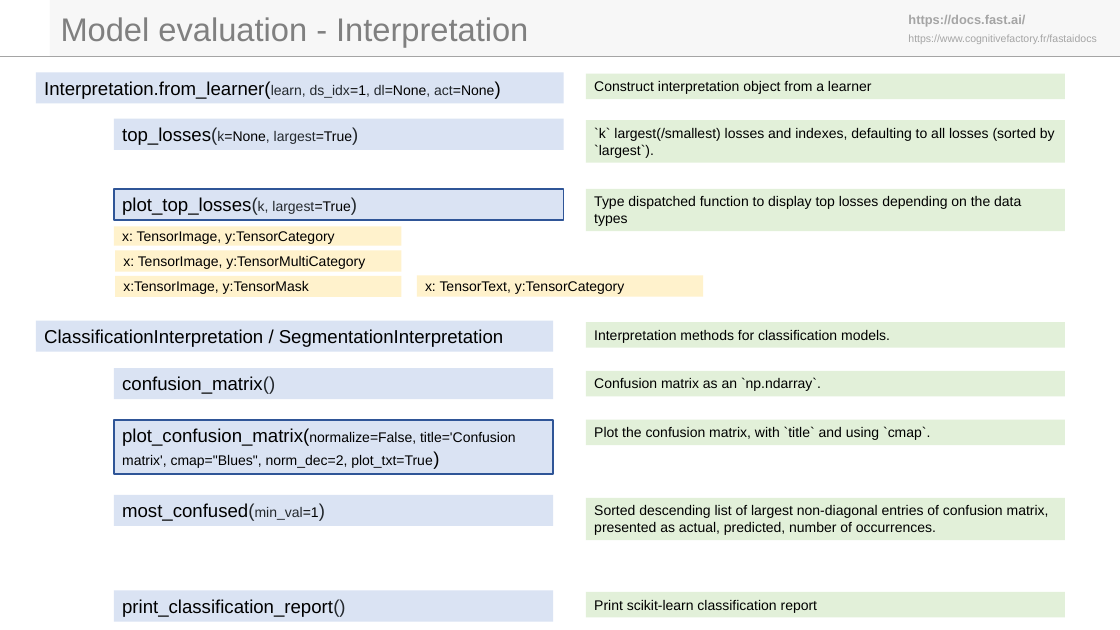
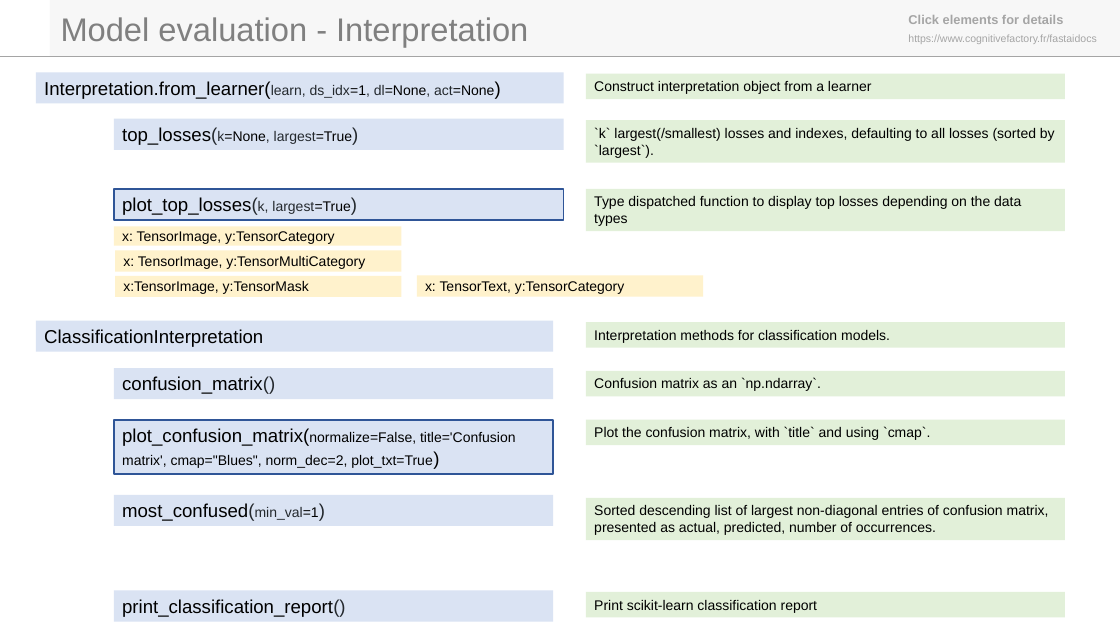
Before and after one commit to laurentprudhon/cognitivefactory-blog, a slide deck: slide 13 of fastaidocs/fastai_docs_v1.pptx. Drawn at 1120x630 pixels with LibreOffice and Linux fonts; fonts in the diff are those of the drawing; background and template pictures are left out. Boxes give left, top, right and bottom in pixels: in the first picture for what was removed or moved away, otherwise in the second. Text is boxed around its words. In the diff, an @@ line names an element or a change of style, - is before the commit and + after.

Commit message:
Add links to fastai docs

```diff
--- a/fastaidocs/fastai_docs_v1.pptx
+++ b/fastaidocs/fastai_docs_v1.pptx
@@ text at [908, 15, 1064, 24]: text changed @@
-https://docs.fast.ai/
+Click elements for details
@@ text in rectangle at [44, 329, 263, 347]: text changed @@
-ClassificationInterpretation / SegmentationInterpretation
+ClassificationInterpretation
```
Also in this commit, not shown: 25 other slides changed, 57 other files.
